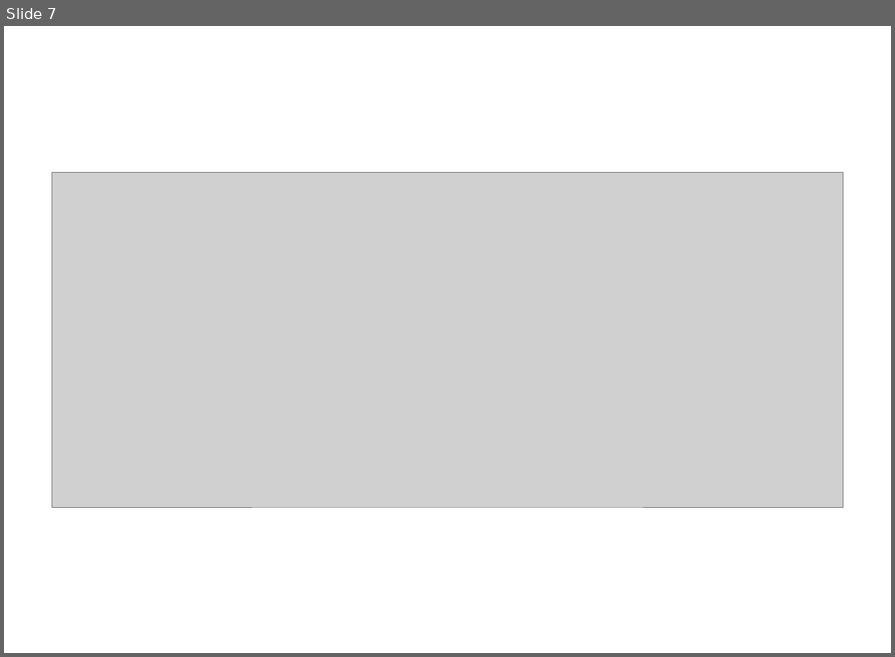
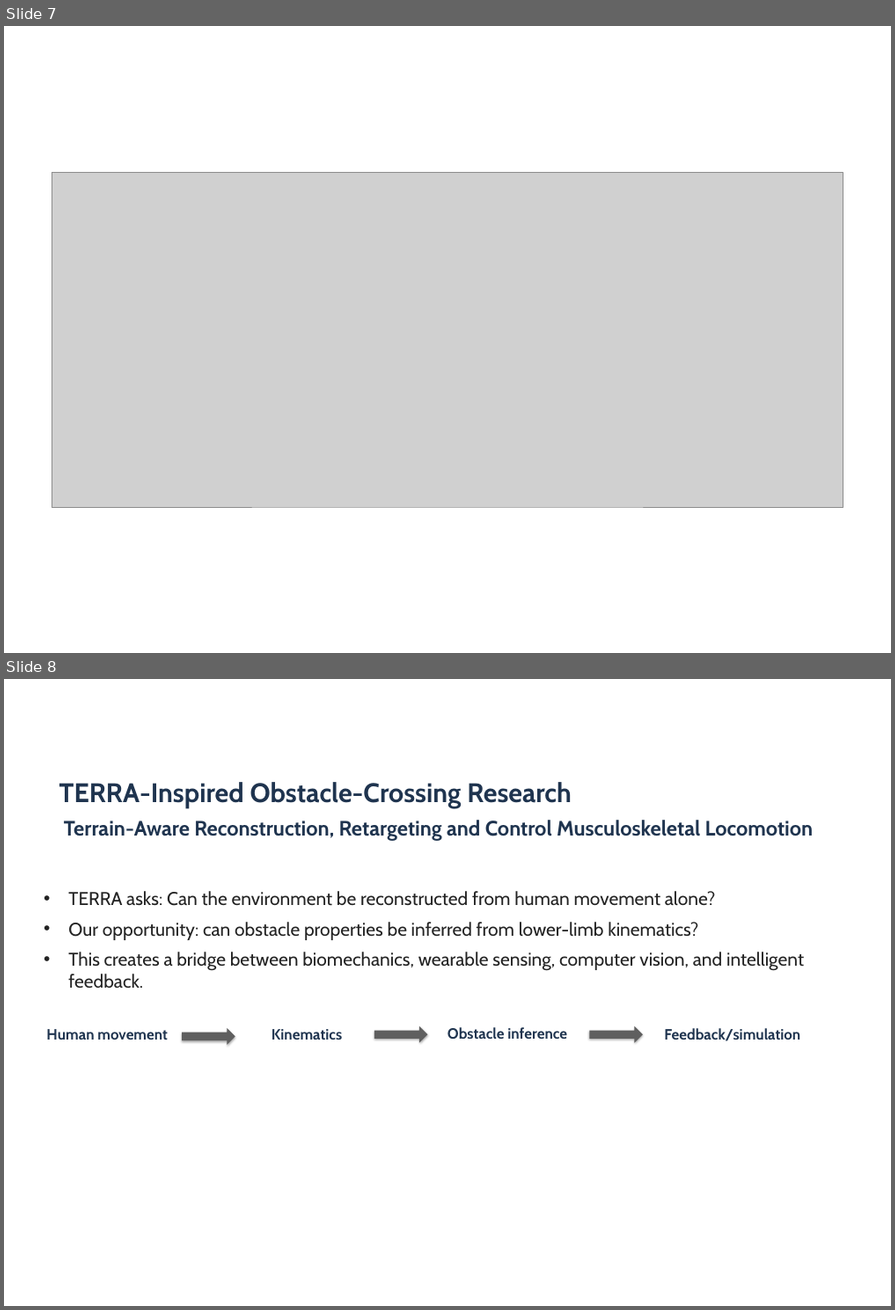
Before and after one commit to ehsansharafianm/imu-obstacle-crossing-analysis, a slide deck: Presentations/26-10-26-group-meeting-statistical-analysis-101-109.pptx. Shown one above the other, each under a label of ours: slide 7 before the commit, slides 7 and 8 after it. The pictures are 895x657 and 895x1310 pixels, drawn with LibreOffice and Linux fonts; fonts in the diff are those of the drawing; grey boxes stand for pictures. Boxes give left, top, right and bottom in pixels: in the first picture for what was removed or moved away, otherwise in the second. Text is boxed around its words. In the diff, an @@ line names an element or a change of style, - is before the commit and + after.

```diff
--- a/Presentations/26-10-26-group-meeting-statistical-analysis-101-109.pptx
+++ b/Presentations/26-10-26-group-meeting-statistical-analysis-101-109.pptx
@@ slide 8 added at box(4, 679, 891, 1306), background #FFFFFF @@
@@ text added at box(59, 782, 572, 808), 36 pt, text #1F344F, bold @@
+TERRA-Inspired Obstacle-Crossing Research
@@ text added at box(64, 820, 814, 841), 28 pt, text #1F344F, bold @@
+Terrain-Aware Reconstruction, Retargeting and Control Musculoskeletal Locomotion
@@ text added at box(68, 891, 804, 988), 24.8 pt, text #232323 @@
+• TERRA asks: Can the environment be reconstructed from human movement alone?
+• Our opportunity: can obstacle properties be inferred from lower-limb kinematics?
+• This creates a bridge between biomechanics, wearable sensing, computer vision, and intelligent feedback.
@@ text added at box(46, 1029, 168, 1040), 20 pt, text #1F344F, bold @@
+Human movement
@@ right arrow added at box(182, 1028, 235, 1045), fill #5F5F5F @@
@@ text added at box(272, 1029, 342, 1040), 20 pt, text #1F344F, bold @@
+Kinematics
@@ right arrow added at box(374, 1027, 427, 1043), fill #5F5F5F @@
@@ text added at box(448, 1027, 567, 1039), 20 pt, text #1F344F, bold @@
+Obstacle inference
@@ right arrow added at box(589, 1027, 643, 1043), fill #5F5F5F @@
@@ text added at box(664, 1028, 800, 1042), 20 pt, text #1F344F, bold @@
+Feedback/simulation
```
Also in this commit, not shown: 3 other slides added, 18 other files.
